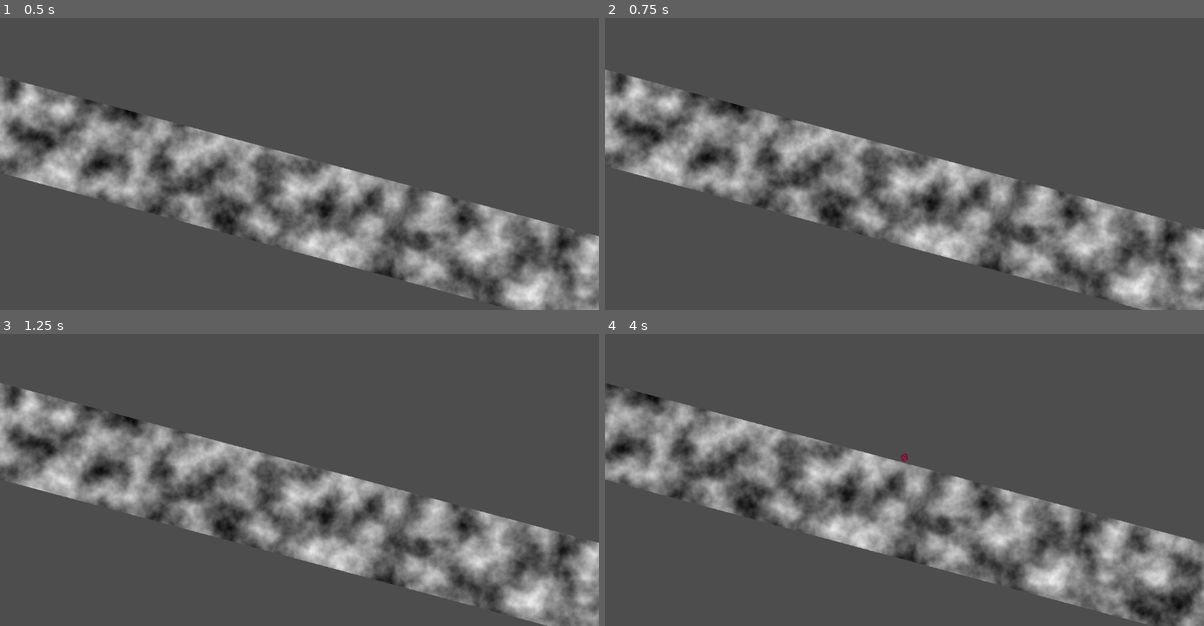
Above: before the commit, frames 1-4 (two rows, left to right).
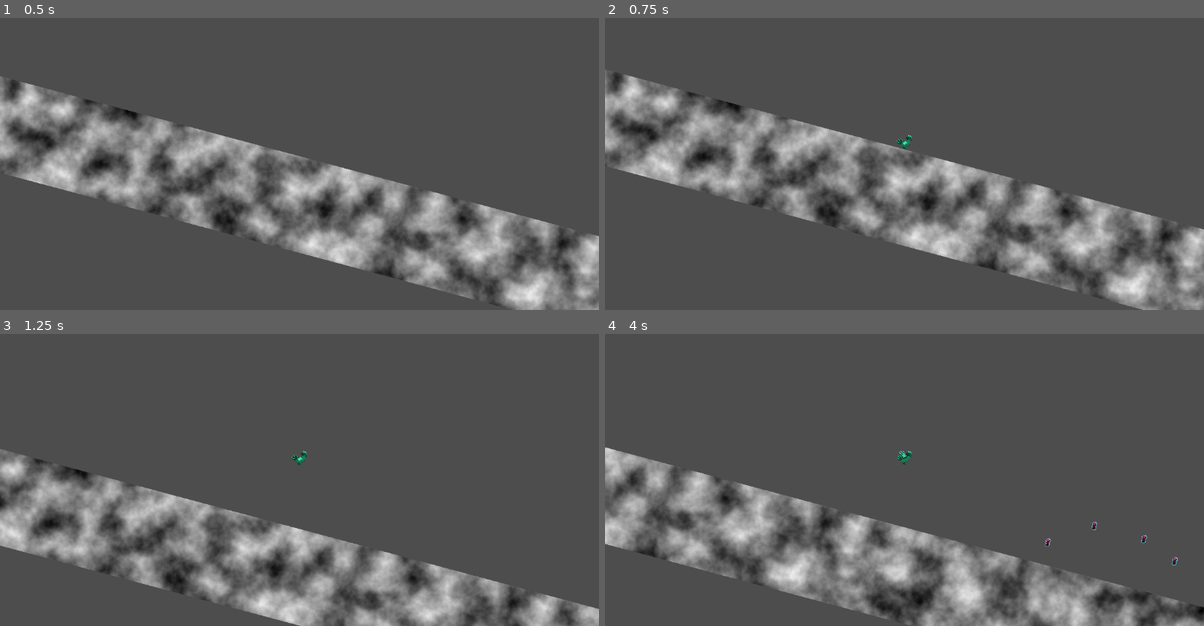
Above: after the commit, the same moments.

Repository: SinusMs/minijam-187
Game: Godot game, scene res://levels/ferdi_level_testink.tscn
Two runs of this game, one before a commit and one after it. Both use one fixed random seed, a clock stepped at 60 frames per second and the inputs below. This scene is started directly instead of the project's main scene. The engine's default icon, where the game draws it, is replaced by a stand-in: a white triangle on a blue panel in a dark square.
Inputs:
- Up to frame 1 (0.5 s): no input
- Up to frame 2 (0.75 s): tap Enter (evolve) at 0.5, 0.6 s; hold D (right) from 0.53 s (still down)
- Up to frame 3 (1.25 s): keep holding D (right); tap Space (jump) at 0.77 s
- Up to frame 4 (4 s): release D (right) at 1.28 s; hold A (left) 1.28-2.03 s; tap Enter (evolve) at 1.35, 2.3, 3.05, 3.6 s; tap Space (jump) at 1.52, 3.02, 3.77 s; hold D (right) 2.03-3.53 s; tap P (shake) at 2.1 s; tap R at 2.85 s; hold A (left) from 3.53 s (still down)

Frame 1 is identical in both runs. In frame 2, 6.1% of the frame differs, in the area x 0-100%, y 17-100%; in frame 3, 34%; in frame 4, 34%.
Error after the commit: Invalid access to property or key 'PauseMenu:<CanvasLayer#38386271698>' on a base object of type 'Dictionary'. (res://ui/hud.gd:39)

Commit message:
nougat bits

Diff:
--- a/entities/character/character_controller.gd
+++ b/entities/character/character_controller.gd
@@ -5,6 +5,14 @@
 
 @export var floor_margin: float = 0.3
 var time = 0.0
+
+@export var initial_shit_amount: int = 3
+var shit_amount: int
+@export var can_shit: bool = false
+
+func  _ready() -> void:
+	shit_amount = initial_shit_amount
+	SignalBus.pickup_picked.connect(_on_pickup)
 
 func _integrate_forces(state: PhysicsDirectBodyState2D) -> void:
 	on_floor_currently = false
@@ -23,3 +31,9 @@
 		time = 0.0
 	else:
 		time += delta
+
+func _on_pickup(type: Pickup) -> void:
+	if type is NougatBits:
+		shit_amount -= 1
+		if shit_amount <= 0:
+			can_shit = true
--- a/entities/character/character_controller.tscn
+++ b/entities/character/character_controller.tscn
@@ -232,8 +232,9 @@
 chimken_shape = NodePath("../../ChimkenCollShape")
 metadata/_custom_type_script = "uid://bthe1f6noc4w0"
 
-[node name="Jumping" type="Node" parent="StateMachine" node_paths=PackedStringArray("chimken_sprite", "chimken_shape")]
+[node name="Jumping" type="Node" parent="StateMachine" node_paths=PackedStringArray("character", "chimken_sprite", "chimken_shape")]
 script = ExtResource("8_ecc8j")
+character = NodePath("../..")
 chimken_sprite = NodePath("../../ChimkenSprite")
 chimken_shape = NodePath("../../ChimkenCollShape")
 metadata/_custom_type_script = "uid://c6yiuqx2hiq21"
--- a/entities/character/chimken.gd
+++ b/entities/character/chimken.gd
@@ -27,7 +27,7 @@
 	character.rotation_degrees = 0.0
 
 func update(delta: float) -> void:
-	if Input.is_action_just_pressed("evolve"):
+	if Input.is_action_just_pressed("evolve") and character.can_shit == true:
 		transitioned.emit(self, "shitting")
 	if character.on_floor:
 		jump_counter = jump_amount
--- a/entities/character/jumping.gd
+++ b/entities/character/jumping.gd
@@ -1,6 +1,7 @@
 extends State
 class_name Jumping
 
+@export var character: RigidBody2D
 @export var chimken_sprite: AnimatedSprite2D
 @export var chimken_shape: CollisionPolygon2D
 
@@ -14,7 +15,7 @@
 	pass
 
 func update(_delta: float) -> void:
-	if Input.is_action_just_pressed("evolve"):
+	if Input.is_action_just_pressed("evolve") and character.can_shit == true:
 		transitioned.emit(self, "shitting")
 
 func physics_update(_delta: float) -> void:
--- a/entities/character/shitting.gd
+++ b/entities/character/shitting.gd
@@ -15,6 +15,8 @@
 	transitioned.emit(self, "egg")
 
 func exit() -> void:
+	character.can_shit = false
+	character.shit_amount = character.initial_shit_amount
 	chimken_shape.disabled = true
 
 func update(_delta: float) -> void:
--- a/entities/pickups/corn.gd
+++ b/entities/pickups/corn.gd
@@ -14,9 +14,3 @@
 
 func _process(_delta: float) -> void:
 	pass
-
-
-
-func _on_body_entered(body: Node2D) -> void:
-	SignalBus.pickup_picked.emit()
-	queue_free()
--- a/entities/pickups/corn.tscn
+++ b/entities/pickups/corn.tscn
@@ -5,5 +5,3 @@
 
 [node name="Corn" instance=ExtResource("1_hs7yb")]
 script = ExtResource("2_70ib5")
-
-[connection signal="body_entered" from="." to="." method="_on_body_entered"]
--- /dev/null
+++ b/entities/pickups/nougat_bits.gd
@@ -0,0 +1,11 @@
+extends Pickup
+class_name NougatBits
+
+# Called when the node enters the scene tree for the first time.
+func _ready() -> void:
+	pass # Replace with function body.
+
+
+# Called every frame. 'delta' is the elapsed time since the previous frame.
+func _process(delta: float) -> void:
+	pass
--- /dev/null
+++ b/entities/pickups/nougat_bits.tscn
@@ -0,0 +1,70 @@
+[gd_scene load_steps=12 format=3 uid="uid://dm1u6whgit33u"]
+
+[ext_resource type="PackedScene" uid="uid://drijtvq1ycw5o" path="res://entities/pickups/pickup.tscn" id="1_736wk"]
+[ext_resource type="Script" uid="uid://o85j21iujaad" path="res://entities/pickups/nougat_bits.gd" id="2_6c8tu"]
+[ext_resource type="Texture2D" uid="uid://bh6i40sxj2lfy" path="res://assets/pickups/nougatbit-Sheet.png" id="2_16qeo"]
+
+[sub_resource type="AtlasTexture" id="AtlasTexture_16qeo"]
+atlas = ExtResource("2_16qeo")
+region = Rect2(0, 0, 32, 32)
+
+[sub_resource type="AtlasTexture" id="AtlasTexture_6c8tu"]
+atlas = ExtResource("2_16qeo")
+region = Rect2(32, 0, 32, 32)
+
+[sub_resource type="AtlasTexture" id="AtlasTexture_hvbuy"]
+atlas = ExtResource("2_16qeo")
+region = Rect2(64, 0, 32, 32)
+
+[sub_resource type="AtlasTexture" id="AtlasTexture_e6ykk"]
+atlas = ExtResource("2_16qeo")
+region = Rect2(96, 0, 32, 32)
+
+[sub_resource type="AtlasTexture" id="AtlasTexture_acip2"]
+atlas = ExtResource("2_16qeo")
+region = Rect2(128, 0, 32, 32)
+
+[sub_resource type="AtlasTexture" id="AtlasTexture_mdge8"]
+atlas = ExtResource("2_16qeo")
+region = Rect2(160, 0, 32, 32)
+
+[sub_resource type="SpriteFrames" id="SpriteFrames_dg75g"]
+animations = [{
+"frames": [{
+"duration": 1.0,
+"texture": SubResource("AtlasTexture_16qeo")
+}, {
+"duration": 1.0,
+"texture": SubResource("AtlasTexture_6c8tu")
+}, {
+"duration": 1.0,
+"texture": SubResource("AtlasTexture_hvbuy")
+}, {
+"duration": 1.0,
+"texture": SubResource("AtlasTexture_e6ykk")
+}, {
+"duration": 1.0,
+"texture": SubResource("AtlasTexture_acip2")
+}, {
+"duration": 1.0,
+"texture": SubResource("AtlasTexture_mdge8")
+}],
+"loop": true,
+"name": &"default",
+"speed": 8.0
+}]
+
+[sub_resource type="RectangleShape2D" id="RectangleShape2D_eiapt"]
+size = Vector2(12, 16)
+
+[node name="NougatBits" instance=ExtResource("1_736wk")]
+script = ExtResource("2_6c8tu")
+
+[node name="Sprite2D" parent="." index="0"]
+sprite_frames = SubResource("SpriteFrames_dg75g")
+autoplay = "default"
+frame_progress = 0.985466
+
+[node name="CollisionShape2D" parent="." index="1"]
+position = Vector2(1, -2)
+shape = SubResource("RectangleShape2D_eiapt")
--- a/entities/pickups/pickup.gd
+++ b/entities/pickups/pickup.gd
@@ -1 +1,11 @@
 class_name Pickup extends Area2D
+
+var particles: PackedScene = preload("res://entities/pickups/pickup_particles.tscn")
+
+func _on_body_entered(body: Node2D) -> void:
+	SignalBus.pickup_picked.emit(self)
+	var particle_scene = particles.instantiate()
+	get_tree().root.get_child(0).add_child(particle_scene)
+	particle_scene.global_position = global_position
+	particle_scene.emitting = true
+	queue_free()
--- a/entities/pickups/pickup.tscn
+++ b/entities/pickups/pickup.tscn
@@ -5,6 +5,8 @@
 [node name="Pickup" type="Area2D"]
 script = ExtResource("1_lg31k")
 
-[node name="Sprite2D" type="Sprite2D" parent="."]
+[node name="Sprite2D" type="AnimatedSprite2D" parent="."]
 
 [node name="CollisionShape2D" type="CollisionShape2D" parent="."]
+
+[connection signal="body_entered" from="." to="." method="_on_body_entered"]
--- /dev/null
+++ b/entities/pickups/pickup_particles.tscn
@@ -0,0 +1,35 @@
+[gd_scene load_steps=4 format=3 uid="uid://ba7elaesni5u0"]
+
+[sub_resource type="Gradient" id="Gradient_6c8tu"]
+interpolation_mode = 2
+colors = PackedColorArray(0.192157, 0, 0.117647, 1, 0.192157, 0.0196078, 0.117647, 0)
+
+[sub_resource type="GradientTexture2D" id="GradientTexture2D_lg31k"]
+gradient = SubResource("Gradient_6c8tu")
+width = 8
+height = 8
+fill = 1
+fill_from = Vector2(0.5, 0.5)
+fill_to = Vector2(0.7, 0.3)
+metadata/_snap_enabled = true
+
+[sub_resource type="Gradient" id="Gradient_td0co"]
+colors = PackedColorArray(1, 1, 1, 1, 1, 1, 1, 0)
+
+[node name="CPUParticles2D" type="CPUParticles2D"]
+emitting = false
+texture = SubResource("GradientTexture2D_lg31k")
+lifetime = 0.5
+one_shot = true
+explosiveness = 0.9
+randomness = 0.5
+lifetime_randomness = 0.5
+emission_shape = 1
+emission_sphere_radius = 5.0
+direction = Vector2(0, -1)
+spread = 90.0
+initial_velocity_min = 50.0
+initial_velocity_max = 200.0
+color_ramp = SubResource("Gradient_td0co")
+hue_variation_min = -0.22
+hue_variation_max = 0.36
--- a/globals/signalbus.gd
+++ b/globals/signalbus.gd
@@ -5,7 +5,7 @@
 
 signal egg_broke
 
-signal pickup_picked
+signal pickup_picked(type: Pickup)
 
 signal name_entered(name: String)
 
--- a/levels/ferdi_level_testink.tscn
+++ b/levels/ferdi_level_testink.tscn
@@ -1,9 +1,11 @@
-[gd_scene load_steps=9 format=3 uid="uid://c8us8wbox0v42"]
+[gd_scene load_steps=11 format=3 uid="uid://c8us8wbox0v42"]
 
 [ext_resource type="PackedScene" uid="uid://bokydwynkrbia" path="res://entities/character/character_controller.tscn" id="2_7tovp"]
 [ext_resource type="PackedScene" uid="uid://qa64vhko2yhk" path="res://entities/character/character_camera.tscn" id="2_luqth"]
 [ext_resource type="Texture2D" uid="uid://btpdjy4efm746" path="res://icon.svg" id="3_luqth"]
-[ext_resource type="PackedScene" uid="uid://cb4j15qsupwwo" path="res://ui/pause_menu.tscn" id="4_8t4qb"]
+[ext_resource type="PackedScene" uid="uid://dh6ykrcsstbav" path="res://ui/pause_menu.tscn" id="4_8t4qb"]
+[ext_resource type="PackedScene" uid="uid://eefgqkkekoce" path="res://ui/hud.tscn" id="5_onqc0"]
+[ext_resource type="PackedScene" uid="uid://dm1u6whgit33u" path="res://entities/pickups/nougat_bits.tscn" id="6_5dxev"]
 
 [sub_resource type="RectangleShape2D" id="RectangleShape2D_7tovp"]
 size = Vector2(1e+06, 181)
@@ -60,6 +62,9 @@
 [node name="CharacterCamera" parent="." node_paths=PackedStringArray("player") instance=ExtResource("2_luqth")]
 player = NodePath("../CharacterController")
 
+[node name="HUD" parent="CharacterCamera" instance=ExtResource("5_onqc0")]
+visible = false
+
 [node name="Obstacle" type="StaticBody2D" parent="."]
 position = Vector2(3309, -71)
 
@@ -71,3 +76,21 @@
 texture = ExtResource("3_luqth")
 
 [node name="Control" parent="." instance=ExtResource("4_8t4qb")]
+
+[node name="NougatBits" parent="." instance=ExtResource("6_5dxev")]
+position = Vector2(1515, -137)
+
+[node name="NougatBits2" parent="." instance=ExtResource("6_5dxev")]
+position = Vector2(1364, -111)
+
+[node name="NougatBits3" parent="." instance=ExtResource("6_5dxev")]
+position = Vector2(1206, -78)
+
+[node name="NougatBits4" parent="." instance=ExtResource("6_5dxev")]
+position = Vector2(1138, -104)
+
+[node name="NougatBits5" parent="." instance=ExtResource("6_5dxev")]
+position = Vector2(1039, -104)
+
+[node name="NougatBits6" parent="." instance=ExtResource("6_5dxev")]
+position = Vector2(961, -50)
--- a/ui/hud.gd
+++ b/ui/hud.gd
@@ -14,6 +14,7 @@
 #########
 
 func _ready() -> void:
+	process_mode = Node.PROCESS_MODE_ALWAYS
 	stopwatch = get_tree().get_first_node_in_group("stopwatch")
 
 	# screenshake init
Binary file added: aseprite/nougatbit.aseprite
Binary file added: assets/pickups/nougatbit-Sheet.png
Not shown, added: assets/pickups/nougatbit-Sheet.png.import
Not shown, added: entities/pickups/nougat_bits.gd.uid
Not shown: 1 places in ui/hud.tscn that only renumber resources
Not shown: 1 places in ui/pause_menu.tscn that only renumber resources
